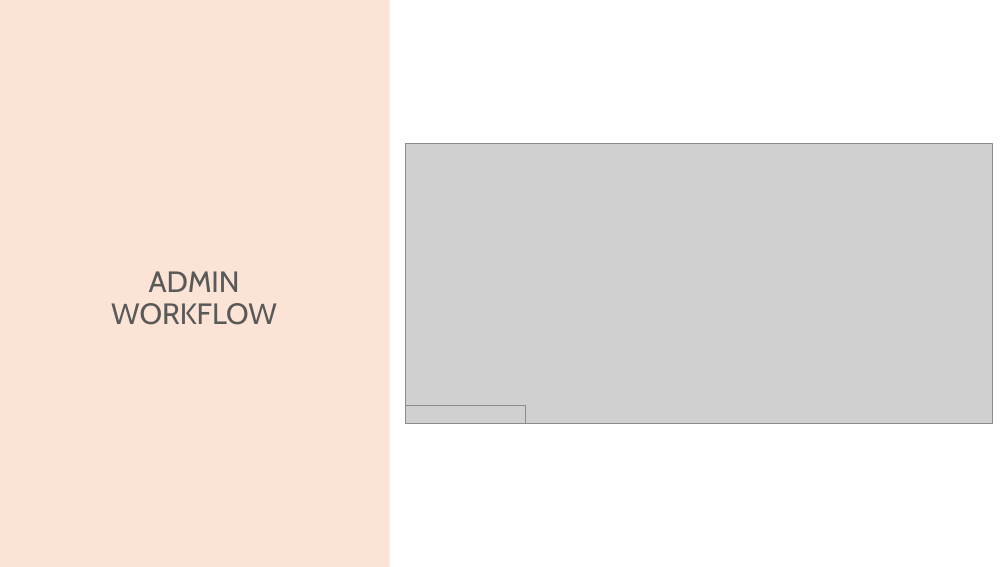
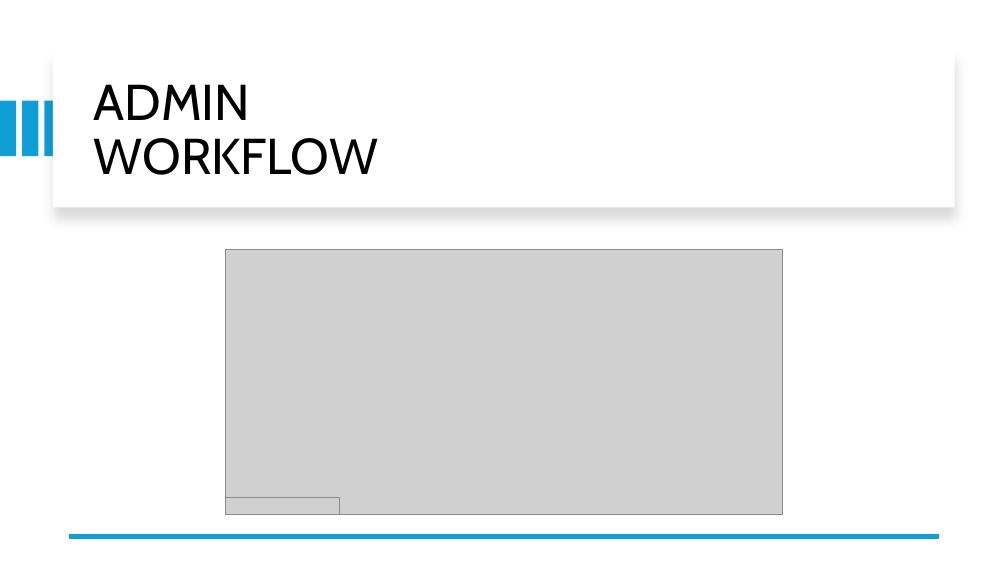
Before and after one commit to lookinfome/VaxTrack_v1.0.0, a slide deck: slide 15 of Vax Track V1 - Beta.pptx. Drawn at 1008x567 pixels with LibreOffice and Linux fonts; fonts in the diff are those of the drawing; grey boxes stand for pictures. Boxes give left, top, right and bottom in pixels: in the first picture for what was removed or moved away, otherwise in the second. Text is boxed around its words. In the diff, an @@ line names an element or a change of style, - is before the commit and + after.

```diff
--- a/Vax Track V1 - Beta.pptx
+++ b/Vax Track V1 - Beta.pptx
@@ rectangle removed at [0,0,389,567] @@
@@ rectangle added at [53,51,955,207], fill #FFFFFF @@
@@ title "ADMIN WORKFLOW": place and size @@
-title "ADMIN WORKFLOW" at [111,271,277,325]
+title "ADMIN WORKFLOW" at [94,84,378,175]
@@ title "ADMIN WORKFLOW" at [94,84,378,175]: size 28 to 48 pt, text colour #595959 to #000000; alignment centre to left; vertical alignment bottom to middle @@
@@ rectangle added at [0,101,16,157], fill #0F9ED5 @@
@@ rectangle added at [22,101,38,157], fill #0F9ED5 @@
@@ rectangle added at [45,101,60,157], fill #0F9ED5 @@
@@ picture: place and size @@
-picture at [406,144,993,423]
+picture at [225,250,782,515]
@@ picture: place and size @@
-picture at [406,405,526,423]
+picture at [225,498,339,515]
@@ line added from (939, 536) to (70, 536), #0F9ED5 4.5 pt @@
```
Also in this commit, not shown: 20 other slides changed.
